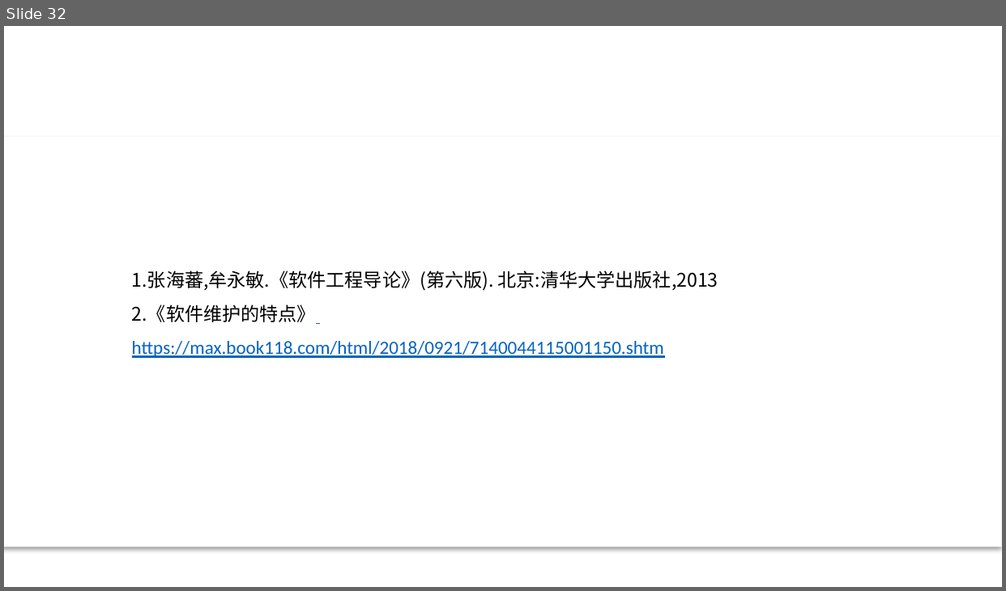
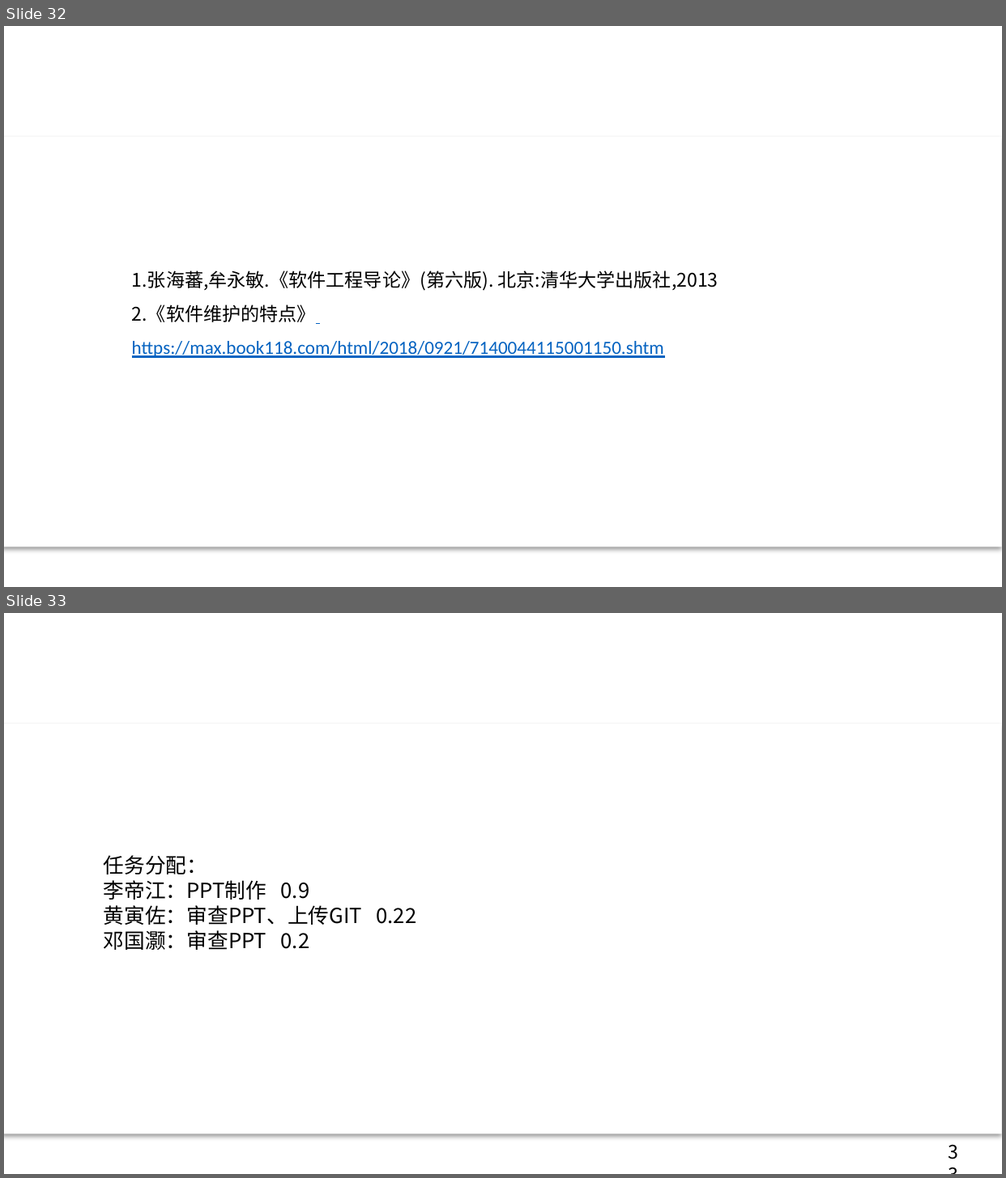
Before and after one commit to lorenzoyoung/ZUCC-Lazy-Bone, a slide deck: 评审PPT/SE2019春-G11翻转PPT2-软件维护定义及特点.pptx. Shown one above the other, each under a label of ours: slide 32 before the commit, slides 32 and 33 after it. The pictures are 1006x591 and 1006x1178 pixels, drawn with LibreOffice and Linux fonts; fonts in the diff are those of the drawing; background and template pictures are left out. Boxes give left, top, right and bottom in pixels: in the first picture for what was removed or moved away, otherwise in the second. Text is boxed around its words. In the diff, an @@ line names an element or a change of style, - is before the commit and + after.

Commit message:
1
1

```diff
--- a/评审PPT/SE2019春-G11翻转PPT2-软件维护定义及特点.pptx
+++ b/评审PPT/SE2019春-G11翻转PPT2-软件维护定义及特点.pptx
@@ slide 33 added at (4,613,1002,1174), background picture (left out); not listed: 1 template element that a slide beside it also shows @@
@@ text added at (104,855,416,950), 20 pt, text #000000 @@
+任务分配：
+李帝江：PPT制作 0.9
+黄寅佐：审查PPT、上传GIT 0.22
+邓国灏：审查PPT 0.2
@@ page number added at (941,1137,964,1160), 18 pt, text #000000 @@
+33
```
